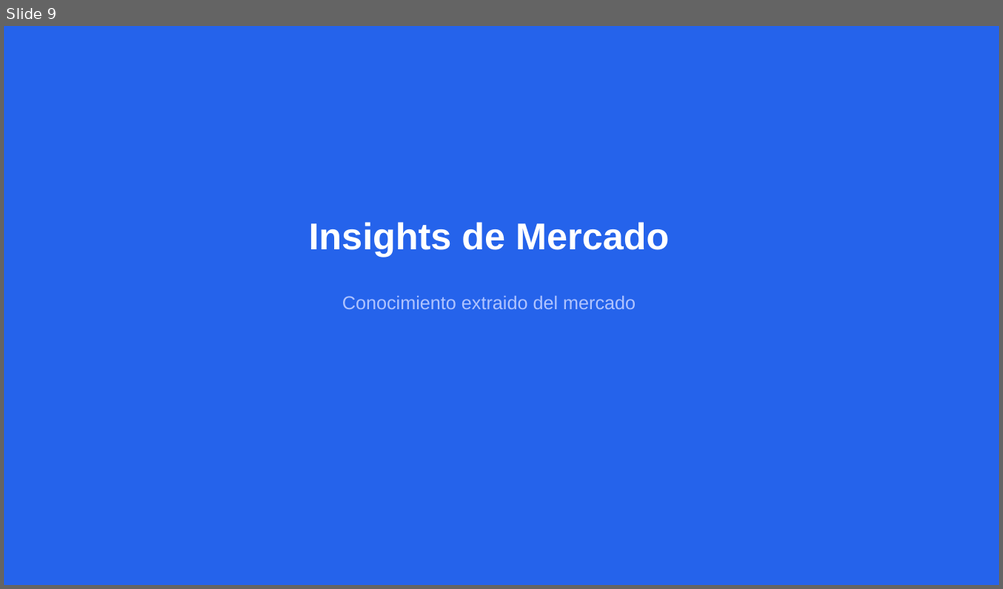
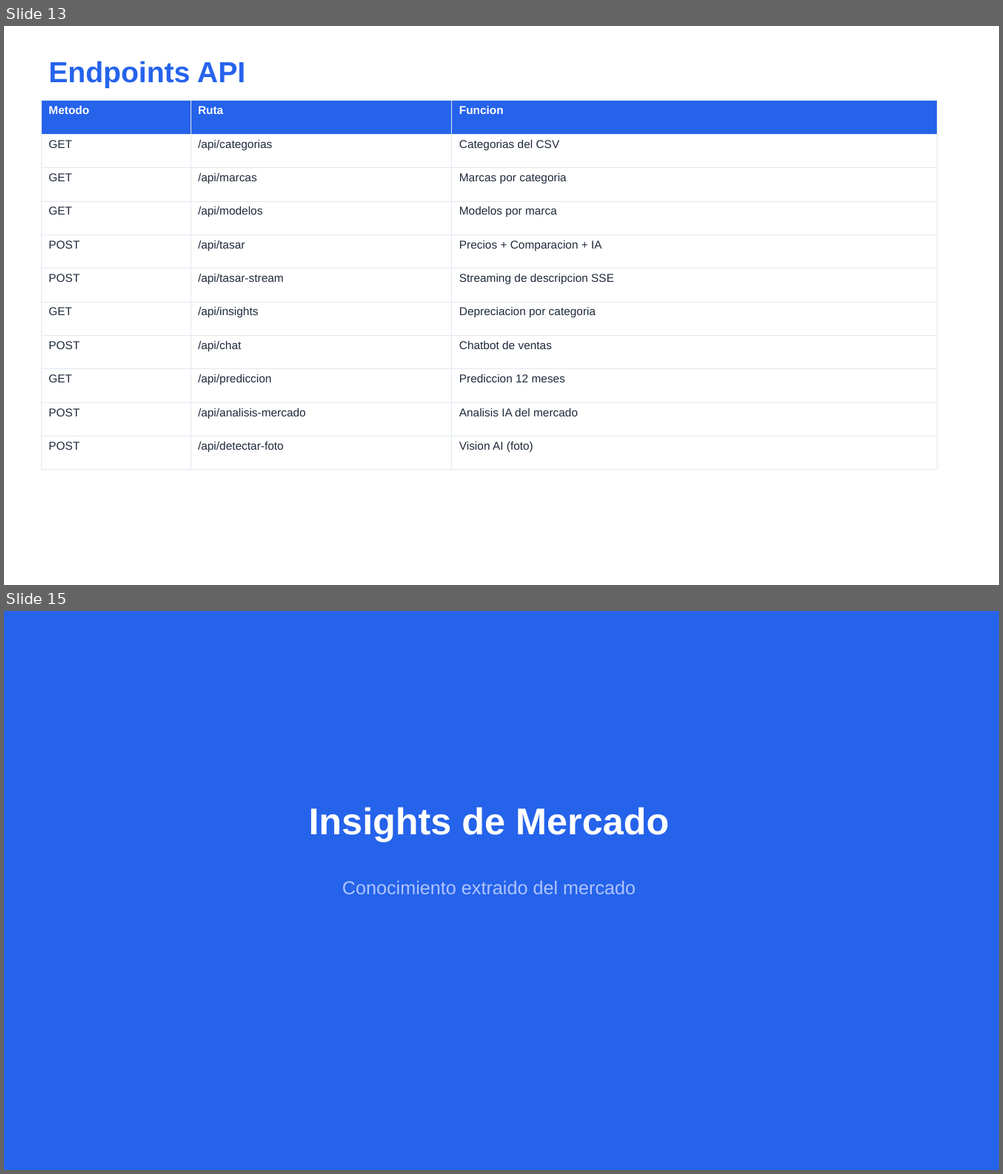
Before and after one commit to OscarEL1/smartvaluation, a slide deck: presentacion/SmartValuation_Presentacion.pptx. Shown one above the other, each under a label of ours: slide 9 before the commit, slides 13 and 15 after it; the slides between them are not shown. The pictures are 1003x589 and 1003x1174 pixels, drawn with LibreOffice and Linux fonts; fonts in the diff are those of the drawing. Boxes give left, top, right and bottom in pixels: in the first picture for what was removed or moved away, otherwise in the second. Text is boxed around its words. In the diff, an @@ line names an element or a change of style, - is before the commit and + after.

```diff
--- a/presentacion/SmartValuation_Presentacion.pptx
+++ b/presentacion/SmartValuation_Presentacion.pptx
@@ slide 13 added at (4, 26, 999, 585), background #FFFFFF @@
@@ text added at (48, 61, 245, 88), 28 pt, text #2563EB, bold @@
+Endpoints API
@@ table added at (41, 101, 936, 455), 11 rows, 3 columns @@
+Metodo | Ruta | Funcion
+GET | /api/categorias | Categorias del CSV
+GET | /api/marcas | Marcas por categoria
+GET | /api/modelos | Modelos por marca
+POST | /api/tasar | Precios + Comparacion + IA
+POST | /api/tasar-stream | Streaming de descripcion SSE
+GET | /api/insights | Depreciacion por categoria
+POST | /api/chat | Chatbot de ventas
+GET | /api/prediccion | Prediccion 12 meses
+POST | /api/analisis-mercado | Analisis IA del mercado
+POST | /api/detectar-foto | Vision AI (foto)
@@ what was slide 9 is now slide 15 @@
```
Also in this commit, not shown: 6 slides changed, 7 other slides added, 2 slides removed, 5 other files.
